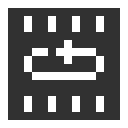
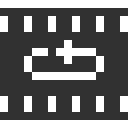
Comparing the layer stacks of the two 128 × 128 images. Changes:
painted on "New Layer" over box(0, 40, 128, 88)
painted on "Pasted Layer" over box(0, 8, 128, 120)
